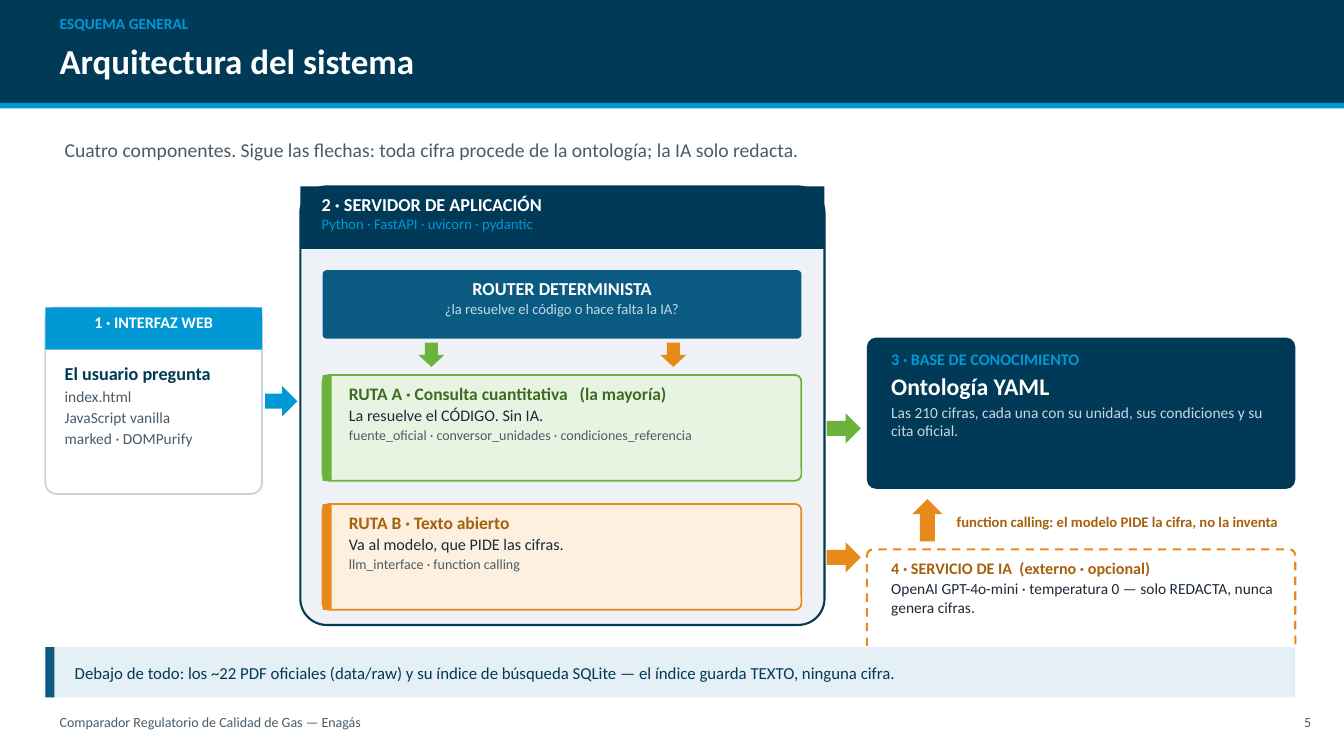
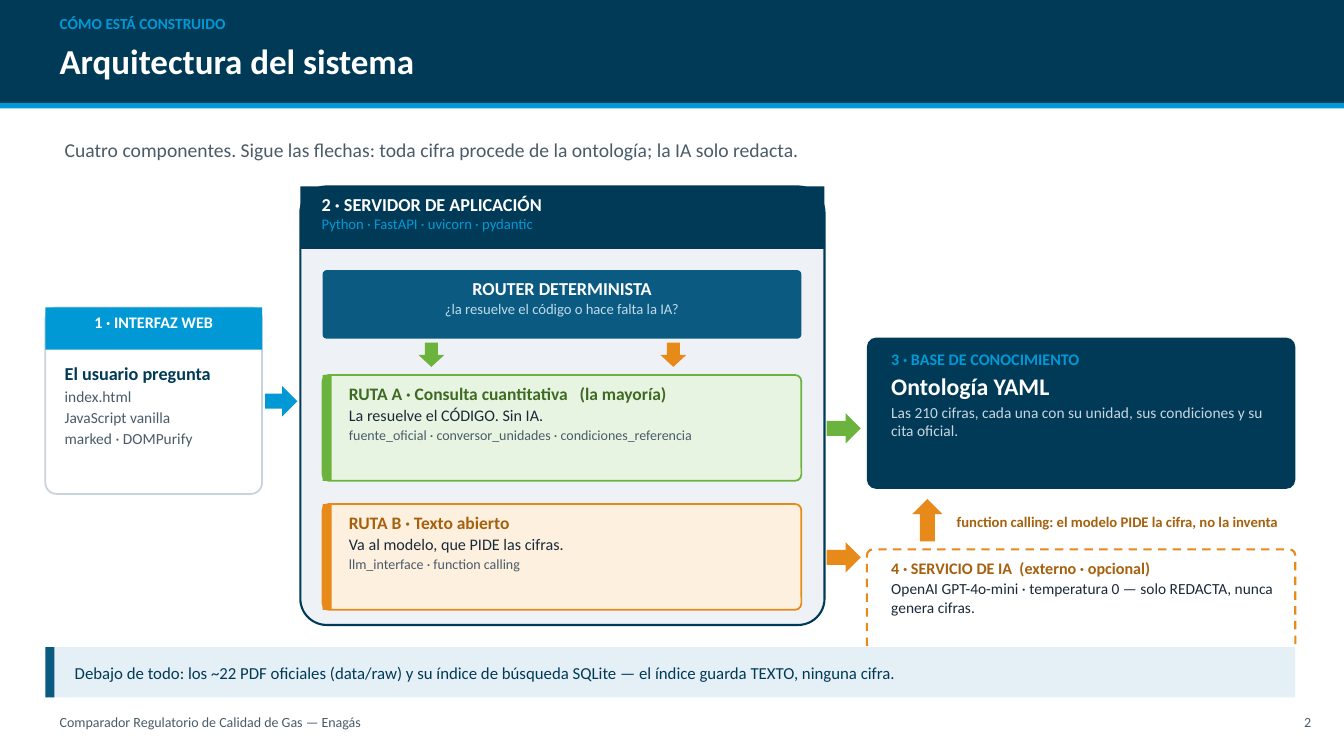
Before and after one commit to CarlosOlivaZurdo/ENAG-S_G1, a slide deck: slide 3 of docs/Presentacion_Comparador_Gas.pptx (slide 6 before the commit). Drawn at 1344x756 pixels with LibreOffice and Linux fonts; fonts in the diff are those of the drawing. Boxes give left, top, right and bottom in pixels: in the first picture for what was removed or moved away, otherwise in the second. Text is boxed around its words. In the diff, an @@ line names an element or a change of style, - is before the commit and + after.

```diff
--- a/docs/Presentacion_Comparador_Gas.pptx
+++ b/docs/Presentacion_Comparador_Gas.pptx
@@ text at (x1=60, y1=16, x2=225, y2=29): text changed @@
-ESQUEMA GENERAL
+CÓMO ESTÁ CONSTRUIDO
@@ text at (x1=1304, y1=718, x2=1311, y2=727): text changed @@
-5
+2
```
Also in this commit, not shown: 8 other slides changed, 9 slides removed, 1 other file.
